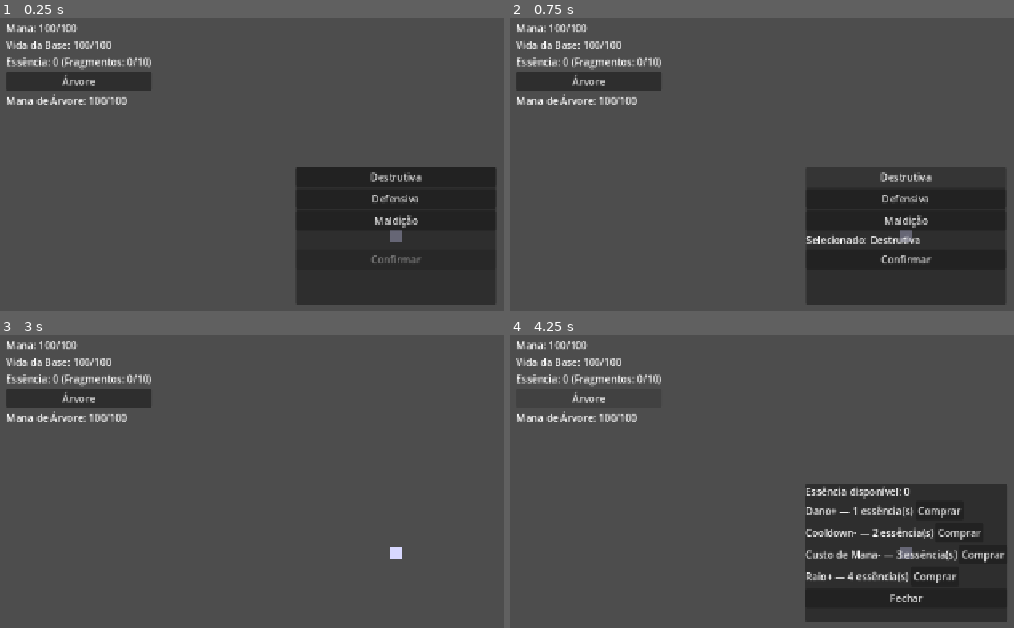
Above: before the commit, frames 1-4 (two rows, left to right).
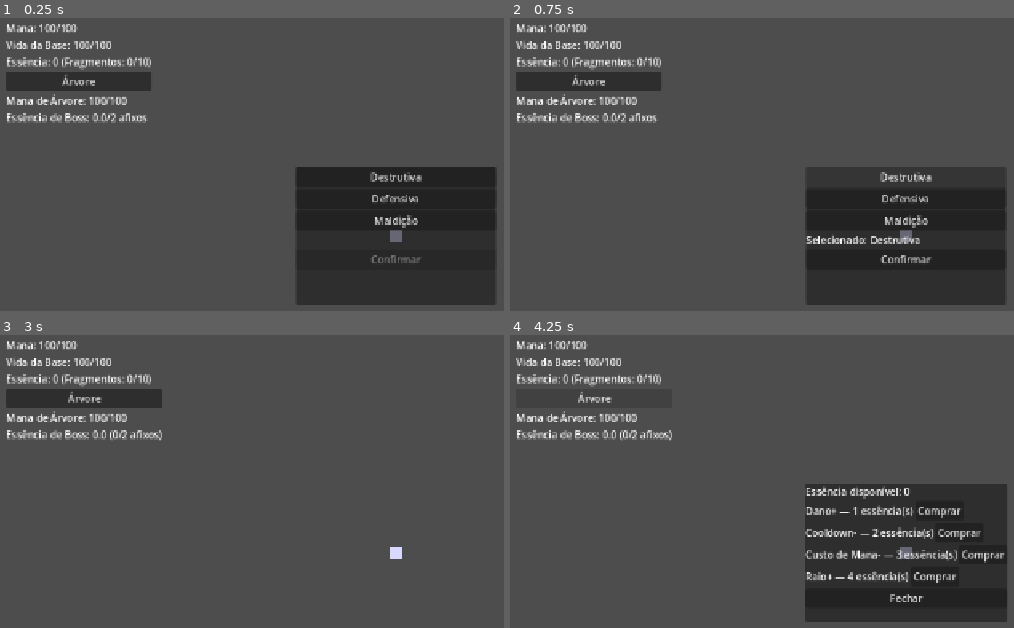
Above: after the commit, the same moments.

Repository: caua-developer/pixie-defense
Game: Godot game, scene res://scenes/main.tscn
Same seed, same stepped clock (60 frames per second), same inputs: the game is played once before the commit and once after it.
Inputs:
- Up to frame 1 (0.25 s): no input
- Up to frame 2 (0.75 s): click "Destrutiva" at 0.5 s
- Up to frame 3 (3 s): click "Defensiva" at 1.25 s; click "Maldição" at 2 s; click "Confirmar" at 2.75 s
- Up to frame 4 (4.25 s): click "Árvore" at 3.5 s

The runs differ from the first frame. In frame 1, 0.5% of the frame differs, in the area x 1-30%, y 32-36%; in frame 2, 0.5%; in frame 3, 0.9%, in the area x 1-33%, y 18-37%; in frame 4, 0.7%.

Commit message:
feat: adiciona boss tracker com tiers 4/5 e gatilho por contagem de mortes
Co-Authored-By: Claude Sonnet 5 <noreply@anthropic.com>

Diff:
--- a/scenes/main.tscn
+++ b/scenes/main.tscn
@@ -1,6 +1,7 @@
 [gd_scene format=3]
 
 [ext_resource type="Script" path="res://scripts/base.gd" id="base_script"]
+[ext_resource type="Script" path="res://scripts/boss_tracker.gd" id="boss_tracker_script"]
 [ext_resource type="Script" path="res://scripts/corredor.gd" id="corredor_script"]
 [ext_resource type="PackedScene" path="res://scenes/enemy.tscn" id="enemy_scene"]
 [ext_resource type="Script" path="res://scripts/essence_tracker.gd" id="essence_tracker_script"]
@@ -88,6 +89,10 @@
 [node name="TreeManaLabel" type="Label" parent="HUD/Root/VBox" unique_id=299893256]
 layout_mode = 2
 text = "Mana de Árvore: 100/100"
+
+[node name="BossEssenceLabel" type="Label" parent="HUD/Root/VBox" unique_id=1974005522]
+layout_mode = 2
+text = "Essência de Boss: 0.0/2 afixos"
 
 [node name="SkillTreePanel" type="PanelContainer" parent="HUD" unique_id=84338893]
 visible = false
@@ -187,3 +192,6 @@
 
 [node name="EssenceTracker" type="Node" parent="." unique_id=1023635728]
 script = ExtResource("essence_tracker_script")
+
+[node name="BossTracker" type="Node" parent="." unique_id=1135409749]
+script = ExtResource("boss_tracker_script")
--- /dev/null
+++ b/scripts/boss_tracker.gd
@@ -0,0 +1,34 @@
+extends Node
+
+const MINI_BOSS_KILL_INTERVAL: int = 20  # hipótese — calibrar na Fase 10
+const BOSS_KILL_INTERVAL: int = 50       # hipótese — calibrar na Fase 10
+const MINI_BOSS_TIER: int = 4
+const BOSS_TIER: int = 5
+const MINI_BOSS_ESSENCE: float = 0.5
+const BOSS_ESSENCE: float = 1.0
+const AFFIX_UNLOCK_THRESHOLD: float = 1.0
+
+var kills: int = 0
+var boss_essence: float = 0.0
+var affixes_unlocked: int = 0
+
+func _ready() -> void:
+	add_to_group("boss_tracker")
+
+func register_kill(tier: int) -> void:
+	if tier < MINI_BOSS_TIER:
+		kills += 1
+		if kills % MINI_BOSS_KILL_INTERVAL == 0:
+			_spawn_boss_tier(MINI_BOSS_TIER)
+		if kills % BOSS_KILL_INTERVAL == 0:
+			_spawn_boss_tier(BOSS_TIER)
+	else:
+		boss_essence += MINI_BOSS_ESSENCE if tier == MINI_BOSS_TIER else BOSS_ESSENCE
+		affixes_unlocked = min(2, int(boss_essence / AFFIX_UNLOCK_THRESHOLD))
+
+func _spawn_boss_tier(tier: int) -> void:
+	var corredores := get_tree().get_nodes_in_group("corredores")
+	if corredores.is_empty():
+		return
+	var corredor = corredores[randi() % corredores.size()]
+	corredor.spawn_enemy_with_tier(tier)
--- a/scripts/enemy.gd
+++ b/scripts/enemy.gd
@@ -4,15 +4,18 @@
 const SPEED: float = 80.0           # px/s, hipótese — calibrar na Fase 10 (valor base do tier 0)
 const CONTACT_DAMAGE: float = 10.0  # dano à base ao chegar, hipótese — calibrar na Fase 10 (valor base do tier 0)
 
-# Índices: 0 branco, 1 verde, 2 azul, 3 vermelho — paleta fixa de design-system.md
-const TIER_HP_MULT: Array[float] = [1.0, 1.5, 2.2, 3.5]       # hipótese — calibrar na Fase 10
-const TIER_SPEED_MULT: Array[float] = [1.0, 1.0, 1.1, 1.25]   # hipótese — calibrar na Fase 10
-const TIER_DAMAGE_MULT: Array[float] = [1.0, 1.2, 1.6, 2.2]   # hipótese — calibrar na Fase 10
+# Índices: 0 branco, 1 verde, 2 azul, 3 vermelho, 4 mini-boss, 5 boss — paleta fixa de design-system.md
+const TIER_HP_MULT: Array[float] = [1.0, 1.5, 2.2, 3.5, 8.0, 20.0]       # hipótese — calibrar na Fase 10
+const TIER_SPEED_MULT: Array[float] = [1.0, 1.0, 1.1, 1.25, 0.9, 0.8]    # hipótese — calibrar na Fase 10
+const TIER_DAMAGE_MULT: Array[float] = [1.0, 1.2, 1.6, 2.2, 3.0, 4.5]    # hipótese — calibrar na Fase 10
+const TIER_GLOW: Array[float] = [0.0, 0.0, 0.0, 0.0, 0.3, 0.6]           # hipótese — só mini-boss(4)/boss(5)
 const TIER_COLORS: Array[Color] = [
 	Color(1.0, 1.0, 1.0, 1.0),    # branco — cor nativa, tint neutro
 	Color(0.25, 0.85, 0.3, 1.0),  # verde — matiz hipotética, calibrar visualmente (design-system.md)
 	Color(0.25, 0.55, 0.95, 1.0), # azul — matiz hipotética, calibrar visualmente
 	Color(0.9, 0.2, 0.2, 1.0),    # vermelho — matiz hipotética, calibrar visualmente
+	Color(0.6, 0.15, 0.75, 1.0),  # roxo — mini-boss e boss compartilham a cor, glow diferencia
+	Color(0.6, 0.15, 0.75, 1.0),  # roxo — boss
 ]
 # Índices: 0 branco, 1 verde, 2 azul, 3 vermelho — mesma ordem de TIER_HP_MULT
 const FRAGMENT_DROP: Array[int] = [1, 2, 4, 6]  # hipótese — calibrar na Fase 10 (balancing.md)
@@ -43,6 +46,7 @@
 	var mat: ShaderMaterial = visual.material
 	if mat:
 		mat.set_shader_parameter("tint_color", TIER_COLORS[tier])
+		mat.set_shader_parameter("glow_strength", TIER_GLOW[tier])
 
 func set_path_curve(curve: Curve2D) -> void:
 	_curve = curve
@@ -84,9 +88,13 @@
 	_slow_time_remaining = duration
 
 func _on_death() -> void:
-	var tracker := get_tree().get_first_node_in_group("essencia")
-	if tracker:
-		tracker.add_fragments(FRAGMENT_DROP[tier])
+	var boss_tracker := get_tree().get_first_node_in_group("boss_tracker")
+	if boss_tracker:
+		boss_tracker.register_kill(tier)
+	if tier < 4:
+		var tracker := get_tree().get_first_node_in_group("essencia")
+		if tracker:
+			tracker.add_fragments(FRAGMENT_DROP[tier])
 
 func _on_reached_base() -> void:
 	var base := get_tree().get_first_node_in_group("base")
--- a/scripts/main.gd
+++ b/scripts/main.gd
@@ -13,6 +13,8 @@
 @onready var skill_tree_panel: PanelContainer = $HUD/SkillTreePanel
 @onready var specialization_panel: PanelContainer = $HUD/SpecializationSelectPanel
 @onready var tree_mana_label: Label = $HUD/Root/VBox/TreeManaLabel
+@onready var boss_tracker: Node = $BossTracker
+@onready var boss_essence_label: Label = $HUD/Root/VBox/BossEssenceLabel
 
 var save_manager: RefCounted
 
@@ -32,6 +34,7 @@
 	base_life_label.text = "Vida da Base: %d/%d" % [int(base.current_life), int(base.MAX_LIFE)]
 	essence_label.text = "Essência: %d (Fragmentos: %d/10)" % [essence_tracker.essence, essence_tracker.fragments]
 	tree_mana_label.text = "Mana de Árvore: %d/%d" % [int(mago.tree_mana), int(mago.MAX_TREE_MANA)]
+	boss_essence_label.text = "Essência de Boss: %.1f (%d/2 afixos)" % [boss_tracker.boss_essence, boss_tracker.affixes_unlocked]
 
 func _on_base_defeated() -> void:
 	base_life_label.text = "Vida da Base: %d/%d" % [int(base.current_life), int(base.MAX_LIFE)]
--- a/shaders/enemy_tint.gdshader
+++ b/shaders/enemy_tint.gdshader
@@ -1,7 +1,12 @@
 shader_type canvas_item;
 
 uniform vec4 tint_color : source_color = vec4(1.0, 1.0, 1.0, 1.0);
+uniform float glow_strength : hint_range(0.0, 1.0) = 0.0;
 
 void fragment() {
 	COLOR *= tint_color;
+	if (glow_strength > 0.0) {
+		float pulse = (sin(TIME * 4.0) * 0.5 + 0.5) * glow_strength;
+		COLOR.rgb += pulse;
+	}
 }
